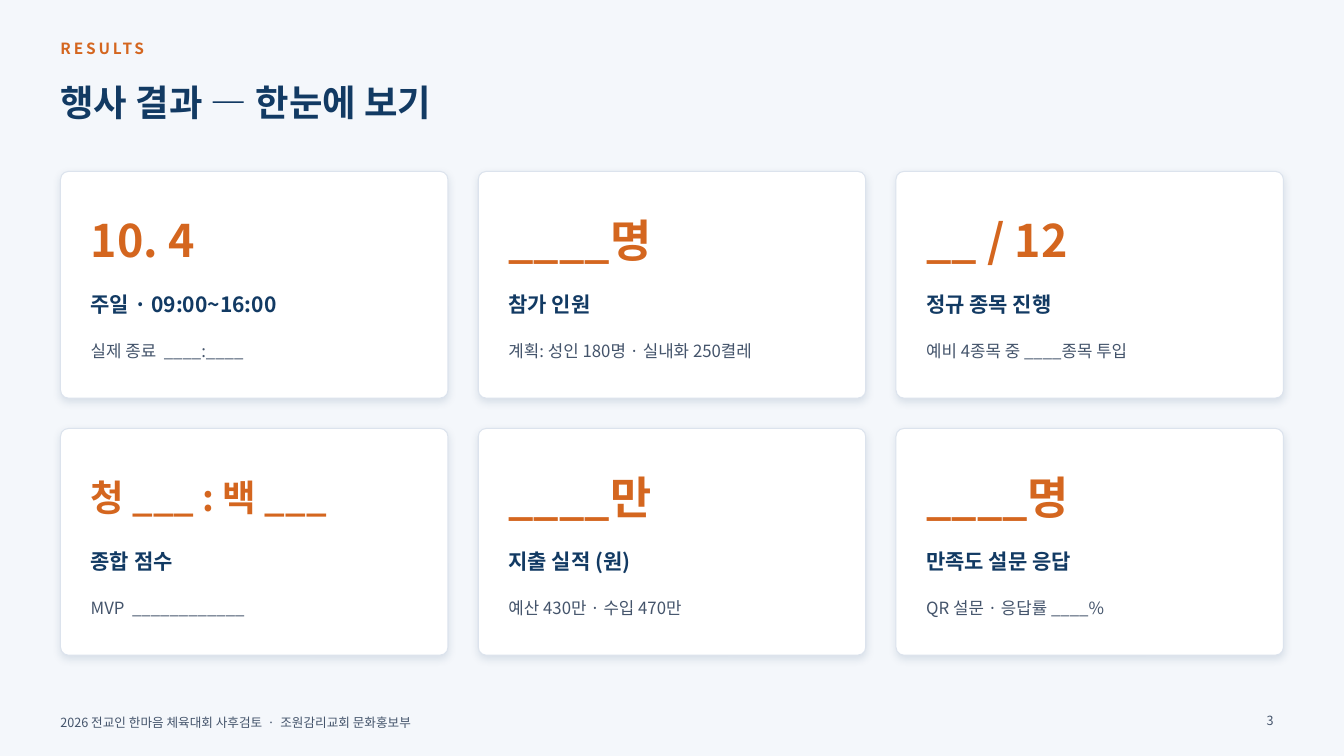
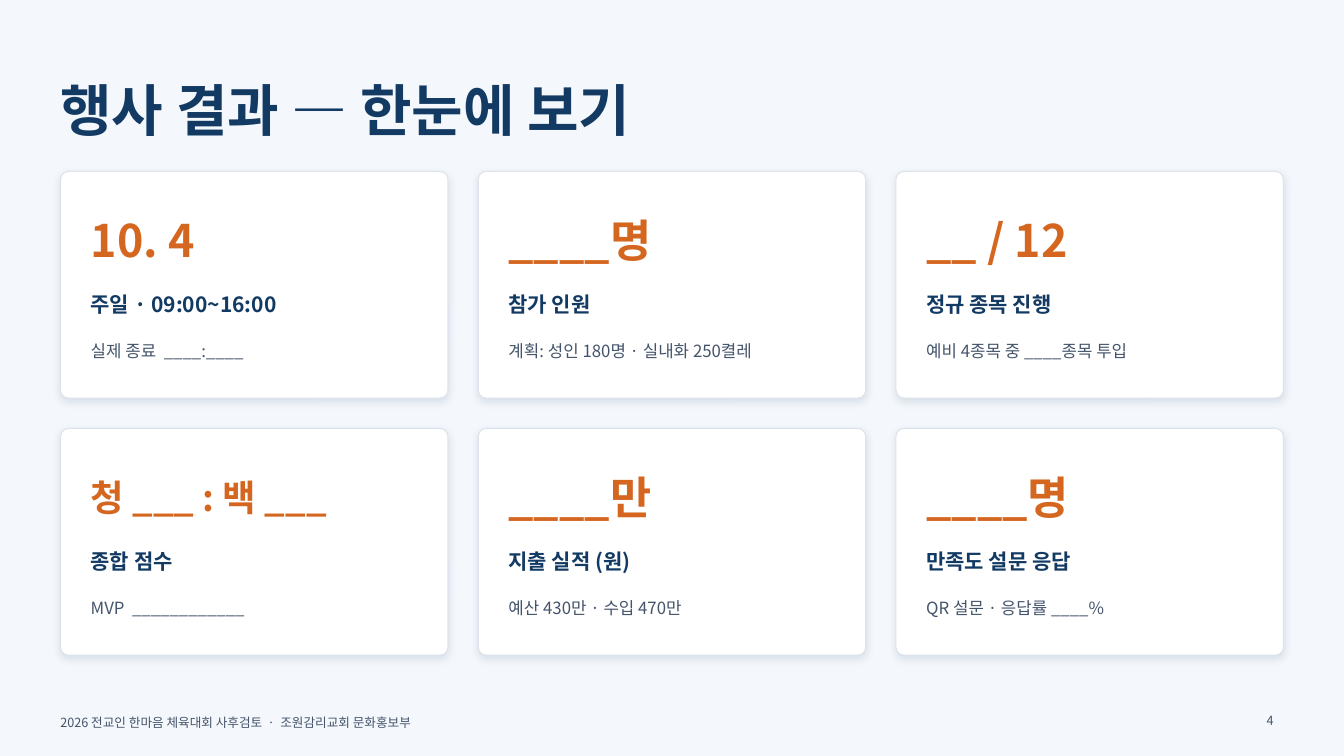
Before and after one commit to sungo-bae/miniature-octo-spoon, a slide deck: slide 4 of 2026_한마음체육대회_사후검토_1017.pptx (slide 3 before the commit). Drawn at 1344x756 pixels with LibreOffice and Linux fonts; fonts in the diff are those of the drawing; background and template pictures are left out. Boxes give left, top, right and bottom in pixels: in the first picture for what was removed or moved away, otherwise in the second. Text is boxed around its words. In the diff, an @@ line names an element or a change of style, - is before the commit and + after.

```diff
--- a/2026_한마음체육대회_사후검토_1017.pptx
+++ b/2026_한마음체육대회_사후검토_1017.pptx
@@ text removed at <box>60,32,968,65</box> @@
-RESULTS
@@ title "행사 결과 — 한눈에 보기" at <box>60,84,630,136</box>: size 26 to 40 pt @@
@@ page number at <box>1267,716,1274,725</box>: text changed @@
-3
+4
```
Also in this commit, not shown: 13 other slides changed, 1 slide added.
